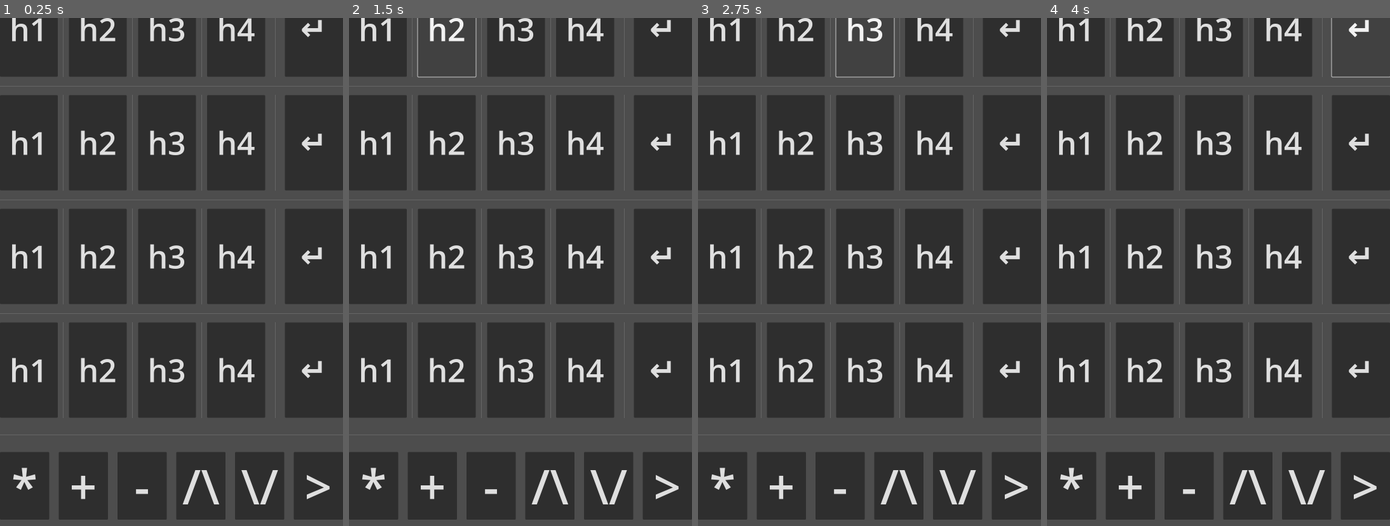
Above: before the commit, frames 1-4 (left to right).
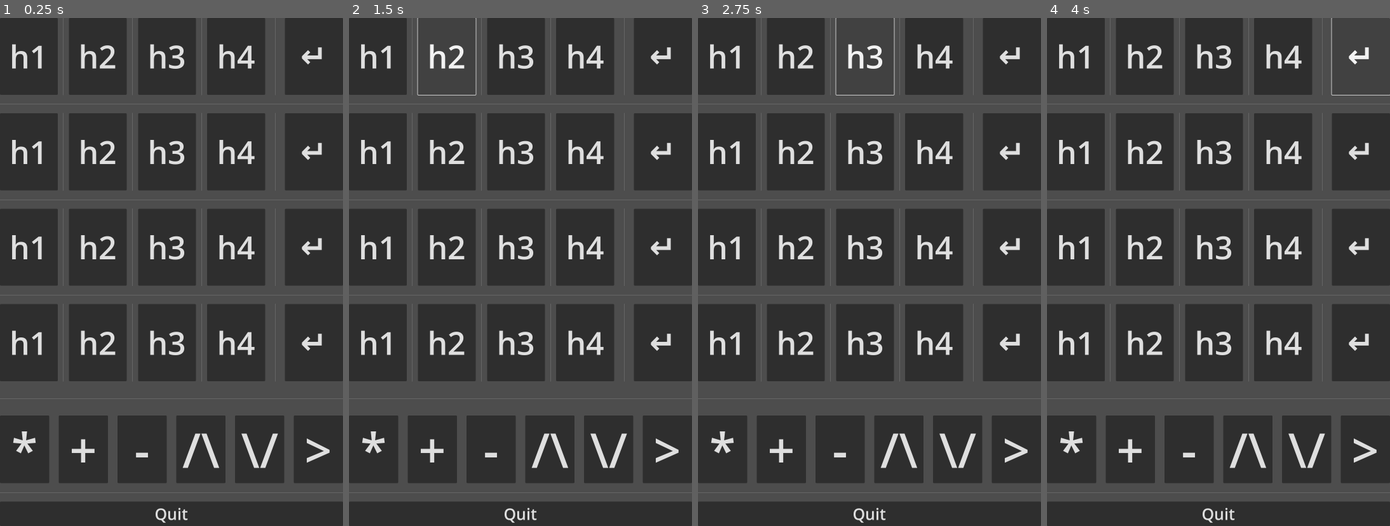
Above: after the commit, the same moments.

Repository: LibreTactile/light-launcher
Game: Godot game, scene res://scenes/home.tscn
Same seed, same stepped clock (60 frames per second), same inputs: the game is played once before the commit and once after it.
Inputs:
- Up to frame 1 (0.25 s): no input
- Up to frame 2 (1.5 s): click "h1" at 0.5 s; click "h2" at 1.25 s
- Up to frame 3 (2.75 s): click "h3" at 2 s
- Up to frame 4 (4 s): click "h4" at 2.75 s; click "↵" at 3.5 s

The runs differ from the first frame. In frame 1, 35% of the frame differs, in the area x 0-100%, y 0-100%; in frame 2, 34%; in frame 3, 34%; in frame 4, 34%.

Commit message:
[chore] removed min row height

Diff:
--- a/scenes/prefabs/TOMAT_UIelement_row.tscn
+++ b/scenes/prefabs/TOMAT_UIelement_row.tscn
@@ -1,7 +1,6 @@
 [gd_scene format=3 uid="uid://d0hlmds2bmo4c"]
 
 [node name="element row" type="HBoxContainer"]
-custom_minimum_size = Vector2(0, 300)
 size_flags_horizontal = 3
 size_flags_vertical = 3
 
